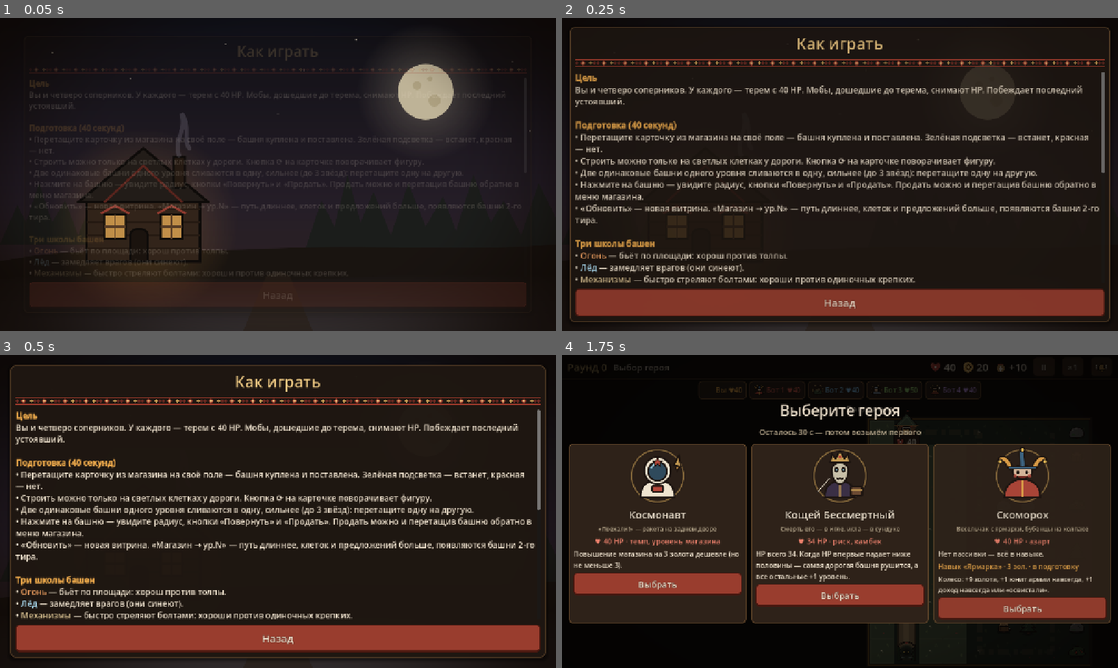
Above: before the commit, frames 1-4 (two rows, left to right).
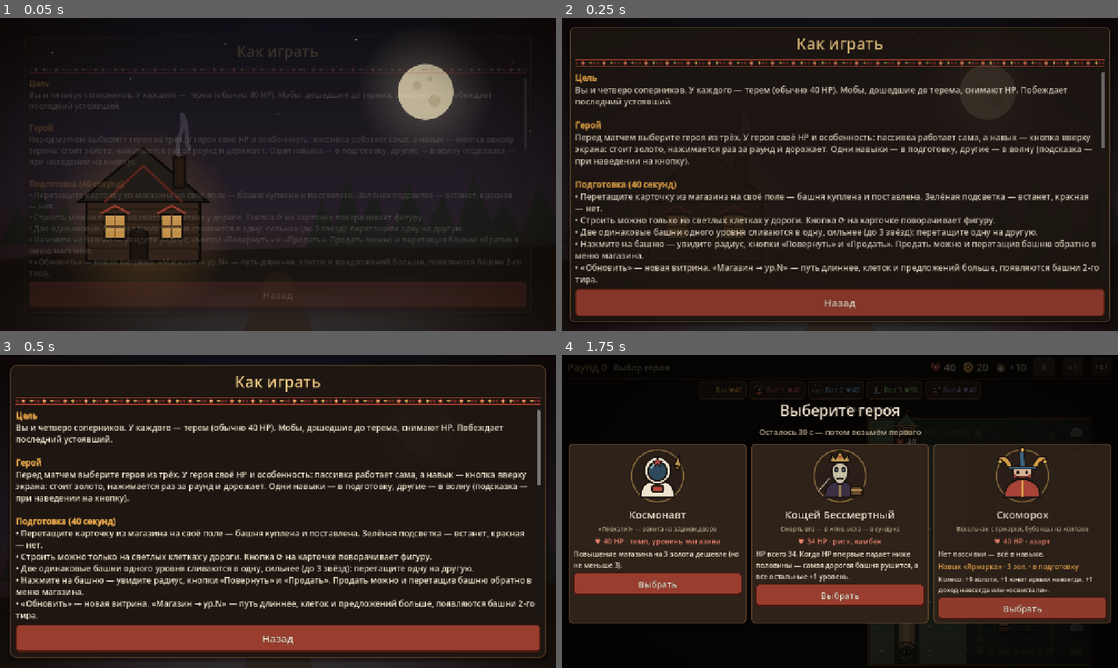
Above: after the commit, the same moments.

Repository: mewin1/godot-game
Game: Godot game, scene res://scenes/how_to_play.tscn
Same seed, same stepped clock (60 frames per second), same inputs: the game is played once before the commit and once after it. This scene is started directly instead of the project's main scene.
Inputs:
- Up to frame 1 (0.05 s): no input
- Up to frame 2 (0.25 s): no input
- Up to frame 3 (0.5 s): no input
- Up to frame 4 (1.75 s): click "Назад" at 0.5 s; click "Играть" at 1.25 s

The runs differ from the first frame. In frame 1, 2.9% of the frame differs, in the area x 5-94%, y 23-83%; in frame 2, 14%; in frame 3, 15%, in the area x 2-98%, y 21-85%; in frame 4, nothing differs.

Commit message:
Документы ночной сессии: решения, вопросы, глоссарий, «Как играть», текущий этап

Diff:
--- a/scenes/how_to_play.tscn
+++ b/scenes/how_to_play.tscn
@@ -91,7 +91,10 @@
 bbcode_enabled = true
 fit_content = true
 text = "[color=#e8a64a][b]Цель[/b][/color]
-Вы и четверо соперников. У каждого — терем с 40 HP. Мобы, дошедшие до терема, снимают HP. Побеждает последний устоявший.
+Вы и четверо соперников. У каждого — терем (обычно 40 HP). Мобы, дошедшие до терема, снимают HP. Побеждает последний устоявший.
+
+[color=#e8a64a][b]Герой[/b][/color]
+Перед матчем выберите героя из трёх. У героя своё HP и особенность: пассивка работает сама, а навык — кнопка вверху экрана: стоит золото, нажимается раз за раунд и дорожает. Одни навыки — в подготовку, другие — в волну (подсказка — при наведении на кнопку).
 
 [color=#e8a64a][b]Подготовка (40 секунд)[/b][/color]
 • Перетащите карточку из магазина на своё поле — башня куплена и поставлена. Зелёная подсветка — встанет, красная — нет.
@@ -100,13 +103,18 @@
 • Нажмите на башню — увидите радиус, кнопки «Повернуть» и «Продать». Продать можно и перетащив башню обратно в меню магазина.
 • «Обновить» — новая витрина. «Магазин → ур.N» — путь длиннее, клеток и предложений больше, появляются башни 2-го тира.
 
-[color=#e8a64a][b]Три школы башен[/b][/color]
-• [color=#f0a060]Огонь[/color] — бьёт по площади: хорош против толпы.
+[color=#e8a64a][b]Постройки[/b][/color]
+• [color=#f0a060]Огонь[/color] — бьёт по площади; баня обдаёт паром всех вокруг.
 • [color=#a8d8ee]Лёд[/color] — замедляет врагов (они синеют).
-• [color=#d8c090]Механизмы[/color] — быстро стреляют болтами: хороши против одиночных крепких.
+• [color=#d8c090]Механизмы[/color] — частые болты; капкан держит моба, богатырь бьёт вплотную, панелька — по трём целям.
+• [color=#c8b070]Двор[/color] — помощники: кот учёный замедляет всех рядом, лавка приносит доход.
+• [b]Соседство:[/b] кузница (+урон), самовар (+скорость) и вышка (+радиус) не стреляют, а усиливают все постройки, которые касаются их стороной. Нажмите на постройку — золотые линии покажут соседей.
+
+[color=#e8a64a][b]Особые мобы[/b][/color]
+Колобок делится надвое, нетопырь летает (капкан и богатырь его не бьют), знахарка лечит, у витязя щит от первого удара, шапку-невидимку видно только вблизи, гонец ускоряется у терема.
 
 [color=#e8a64a][b]Армия (вкладка «Армия»)[/b][/color]
-Ваша армия каждый раунд сама идёт к сопернику. Улучшения за золото навсегда: больше воинов, больше HP, быстрее, новые виды. Каждое улучшение ещё и повышает доход. За каждое HP, снятое с соперника, — золото.
+Ваша армия каждый раунд сама идёт к сопернику. Улучшения за золото навсегда: больше воинов, больше HP, быстрее, новые виды — от волка до колобка и невидимки. Каждое улучшение ещё и повышает доход. За каждое HP, снятое с соперника, — золото.
 
 [color=#e8a64a][b]Волна[/b][/color]
 Слева — поле соперника (туда идёт ваша армия), справа — ваше. Кольцо под воином — цвет игрока, чья это армия. После волны выберите бесплатный баф армии (★ — редкий).
Not shown, changed: decisions.md
Not shown, changed: docs/03_heroes.md
Not shown, changed: docs/04_towers.md
Not shown, changed: docs/05_mobs.md
Not shown, changed: docs/prototype_notes.md
Not shown, changed: glossary.md
Not shown, changed: open_questions.md
